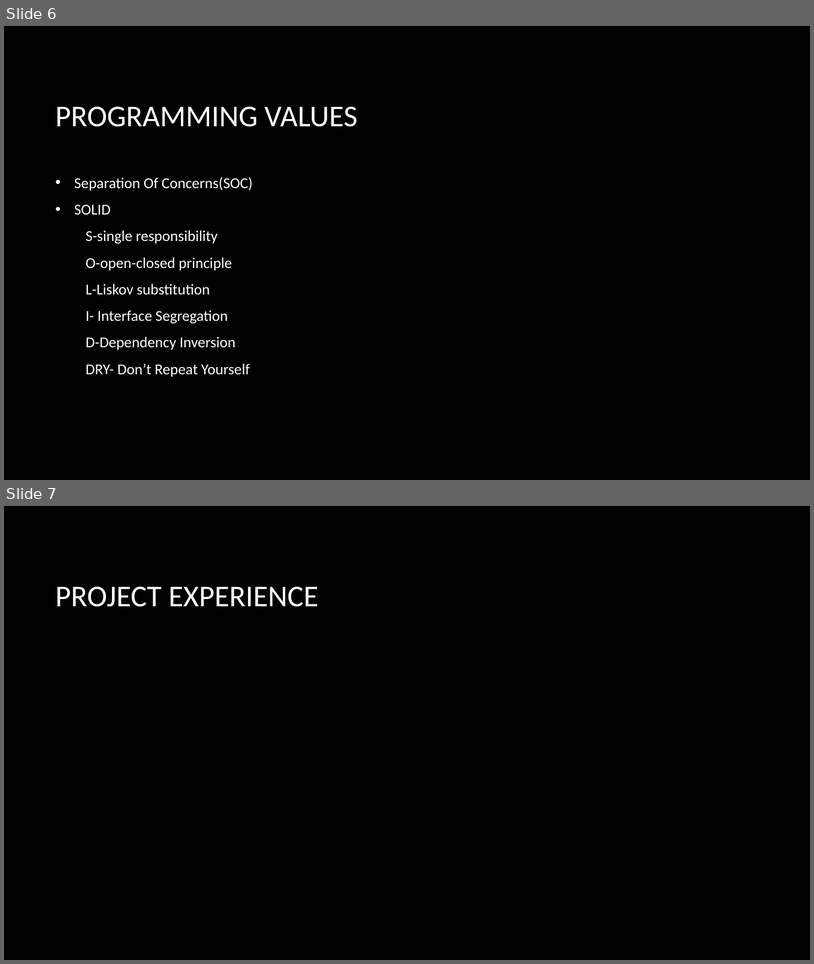
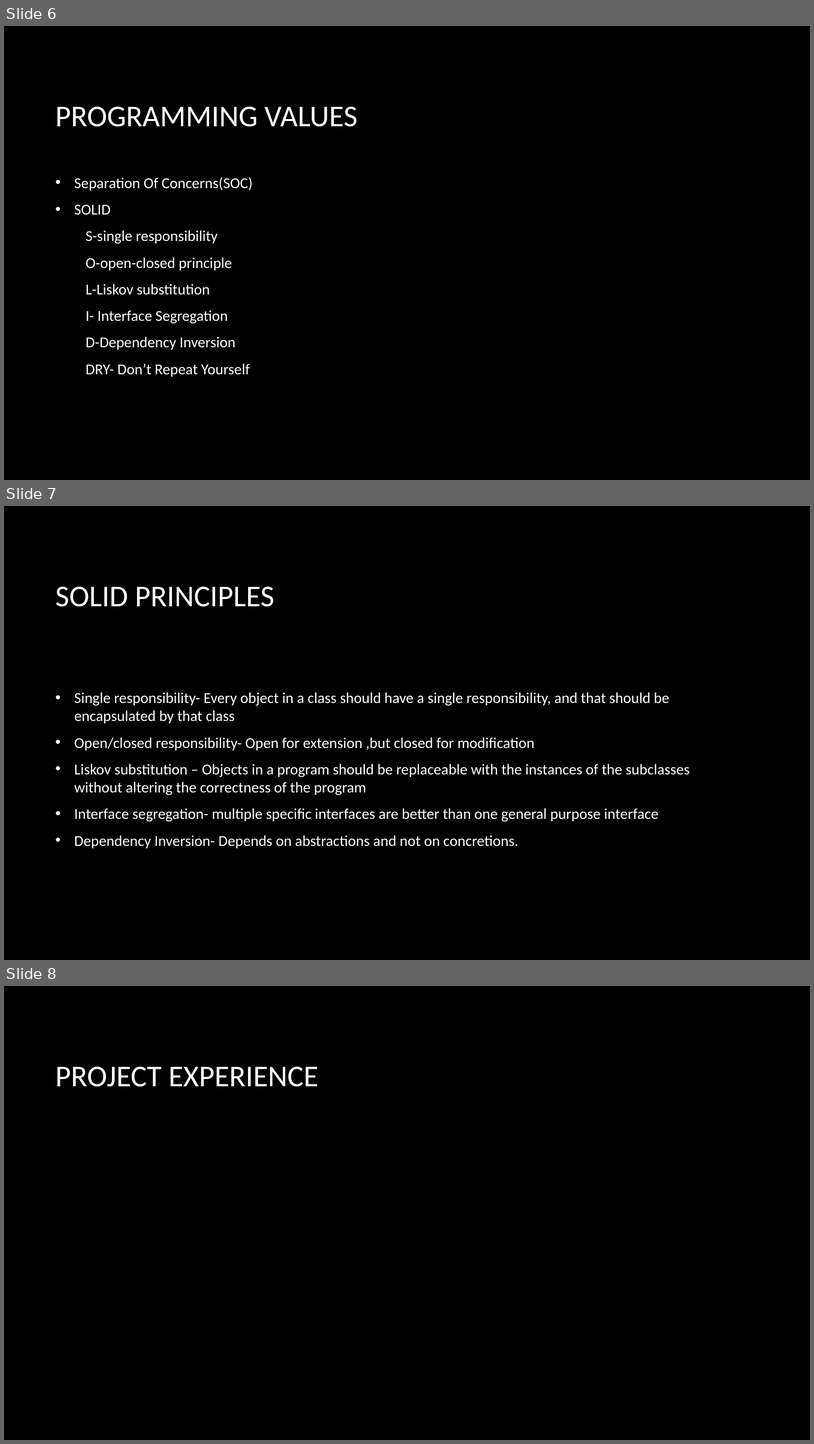
Before and after one commit to KBarros2014/TEAMB, a slide deck: site/documents/Final Presentation/final presentation.pptx. Shown one above the other, each under a label of ours: slides 6 and 7 before the commit, slides 6, 7 and 8 after it. The pictures are 814x964 and 814x1444 pixels, drawn with LibreOffice and Linux fonts; fonts in the diff are those of the drawing; background and template pictures are left out. Boxes give left, top, right and bottom in pixels: in the first picture for what was removed or moved away, otherwise in the second. Text is boxed around its words. In the diff, an @@ line names an element or a change of style, - is before the commit and + after.

Commit message:
presentation

```diff
--- a/site/documents/Final Presentation/final presentation.pptx
+++ b/site/documents/Final Presentation/final presentation.pptx
@@ slide 7 added at (x1=4, y1=506, x2=810, y2=960), background picture (left out) @@
@@ title added at (x1=56, y1=586, x2=274, y2=607), 36 pt, text #FFFFFF @@
+SOLID PRINCIPLES
@@ text added at (x1=74, y1=692, x2=690, y2=848), 18 pt, text #FFFFFF @@
+• Single responsibility- Every object in a class should have a single responsibility, and that should be encapsulated by that class
+• Open/closed responsibility- Open for extension ,but closed for modification
+• Liskov substitution – Objects in a program should be replaceable with the instances of the subclasses without altering the correctness of the program
+• Interface segregation- multiple specific interfaces are better than one general purpose interface
+• Dependency Inversion- Depends on abstractions and not on concretions.
@@ what was slide 7 is now slide 8 @@
```
